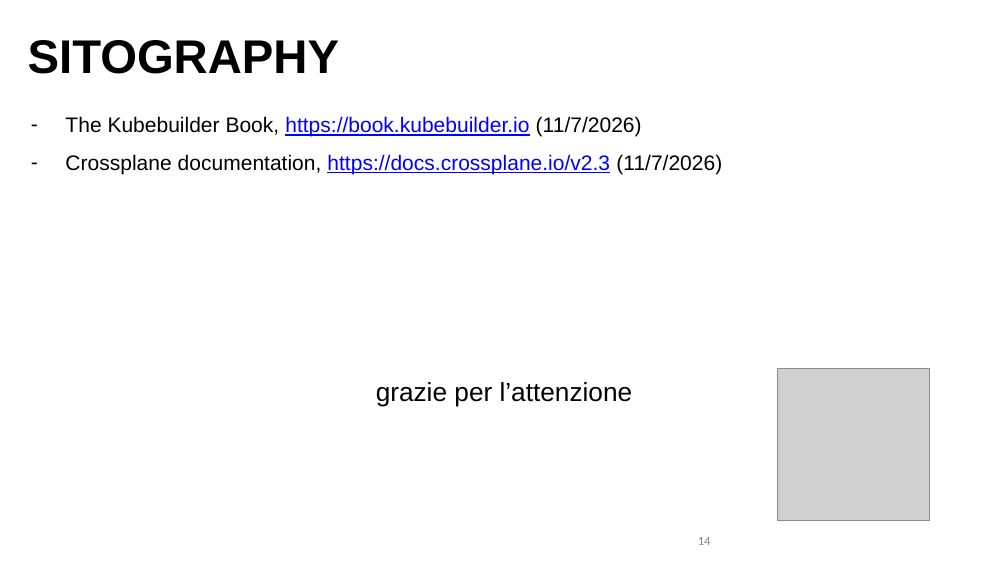
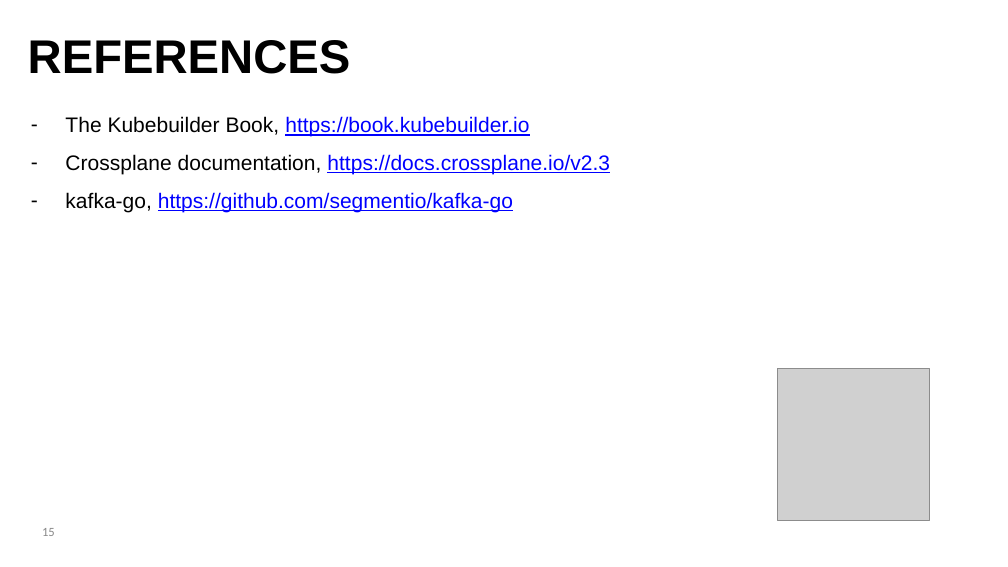
Before and after one commit to lorenzodeluca/kafka-operator-clash, a slide deck: slide 15 of presentation/kubebuilder vs crossplane.pptx (slide 14 before the commit). Drawn at 1008x567 pixels with LibreOffice and Linux fonts; fonts in the diff are those of the drawing; grey boxes stand for pictures. Boxes give left, top, right and bottom in pixels: in the first picture for what was removed or moved away, otherwise in the second. Text is boxed around its words. In the diff, an @@ line names an element or a change of style, - is before the commit and + after.

```diff
--- a/presentation/kubebuilder vs crossplane.pptx
+++ b/presentation/kubebuilder vs crossplane.pptx
@@ text at (28,40,351,74): text changed @@
-SITOGRAPHY
+REFERENCES
@@ text at (65,116,610,212): text changed; text colour #000000 to #0000FF @@
-– The Kubebuilder Book, https://book.kubebuilder.io (11/7/2026)
-– Crossplane documentation, https://docs.crossplane.io/v2.3 (11/7/2026)
+– The Kubebuilder Book, https://book.kubebuilder.io
+– Crossplane documentation, https://docs.crossplane.io/v2.3
+– kafka-go, https://github.com/segmentio/kafka-go
@@ text removed at (376,382,633,407) @@
-grazie per l’attenzione
@@ page number added at (42,528,55,536), 12 pt, text #888888 @@
+15
@@ page number removed at (698,537,711,545) @@
-14
```
Also in this commit, not shown: 2 other slides changed, 11 slides added, 9 slides removed, 5 other files.
